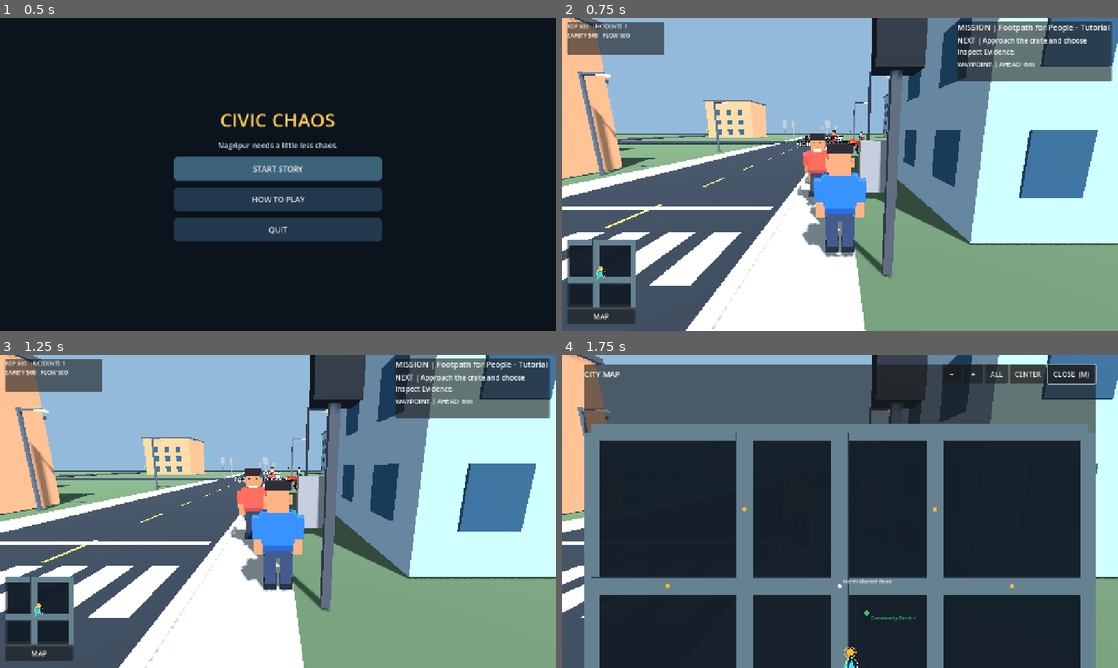
Above: before the commit, frames 1-4 (two rows, left to right).
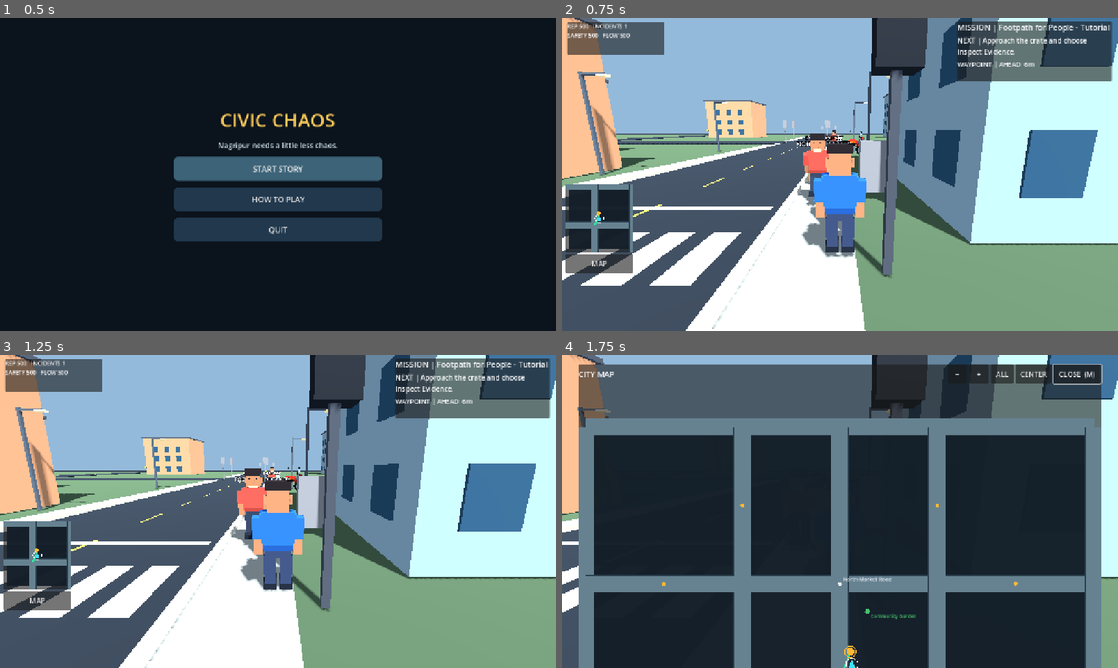
Above: after the commit, the same moments.

Repository: gauravprajapat-23/civic-chaos
Game: Godot game, scene res://scenes/core/menu.tscn
The game is run twice, just before and just after one commit, with the same random seed, the same clock (stepped at 60 frames per second) and the same inputs.
Inputs:
- Up to frame 1 (0.5 s): no input
- Up to frame 2 (0.75 s): click "START STORY" at 0.5 s
- Up to frame 3 (1.25 s): no input
- Up to frame 4 (1.75 s): click "MAP" at 1.25 s

Frame 1 is identical in both runs. In frame 2, 5.0% of the frame differs, in the area x 0-14%, y 53-98%; in frame 3, 4.9%; in frame 4, 10%, in the area x 3-98%, y 2-100%.

Commit message:
UI-003: safe-area minimap and accessible MAP launcher [skip ci]

Diff:
--- a/scripts/ui/civic_city_map.gd
+++ b/scripts/ui/civic_city_map.gd
@@ -4,7 +4,10 @@
 ## UI-only: never invent mission positions, routes, reward state or traffic.
 signal toggle_requested
 const ModalGuard = preload("res://scripts/ui/civic_modal_input_guard.gd")
+const SafeLayout = preload("res://scripts/ui/civic_hud_safe_layout.gd")
 var _focus_before_open: WeakRef
+var hud_safe_area: Rect2 = Rect2()
+var hud_exclusions: Array[Rect2] = []
 
 const RoadLayout = preload("res://scripts/world/city_road_layout.gd")
 const MapRoutes = preload("res://scripts/ui/civic_map_routes.gd")
@@ -199,9 +202,9 @@
     _touch_points.clear()
     _pinch_distance = 0.0
     if small_frame != null:
-        small_frame.visible = not value
+        small_frame.visible = not value and small_frame.size.x > 0.0
     if map_button != null:
-        map_button.visible = not value
+        map_button.visible = not value and map_button.size.x >= 44.0 and map_button.size.y >= 44.0
     if large_frame != null:
         large_frame.visible = value
     if value:
@@ -401,17 +404,26 @@
     var bottom_safe: float = 16.0 if viewport.x >= 700.0 else 74.0
     return Rect2(Vector2(12.0, viewport.y - bottom_safe - edge - 38.0), Vector2(edge, edge))
 
+## Main may pass Godot safe-area coordinates plus live mobile touch rectangles.
+## These affect only geometry, never the selected route or mission state.
+func set_hud_constraints(safe_area: Rect2, exclusions: Array[Rect2] = []) -> void:
+    hud_safe_area = safe_area
+    hud_exclusions = exclusions.duplicate()
+    _fit()
+
 func _fit() -> void:
     if small_frame == null:
         return
     var size: Vector2 = get_viewport().get_visible_rect().size
-    var bounds: Rect2 = minimap_bounds(size)
+    var bounds: Rect2 = SafeLayout.minimap(size, hud_safe_area, hud_exclusions)
     small_frame.position = bounds.position
     small_frame.size = bounds.size
+    small_frame.visible = not expanded and bounds.has_area()
     map_surface.custom_minimum_size = bounds.size
     map_button.position = Vector2(bounds.position.x, bounds.end.y + 4.0)
-    map_button.size = Vector2(bounds.size.x, 34.0)
-    var full_bounds: Rect2 = expanded_bounds(size)
+    map_button.size = Vector2(bounds.size.x, 44.0) if bounds.has_area() else Vector2.ZERO
+    map_button.visible = not expanded and bounds.has_area()
+    var full_bounds: Rect2 = SafeLayout.panel(size, size * 0.94, hud_safe_area)
     large_frame.position = full_bounds.position
     large_frame.size = full_bounds.size
     _redraw()
